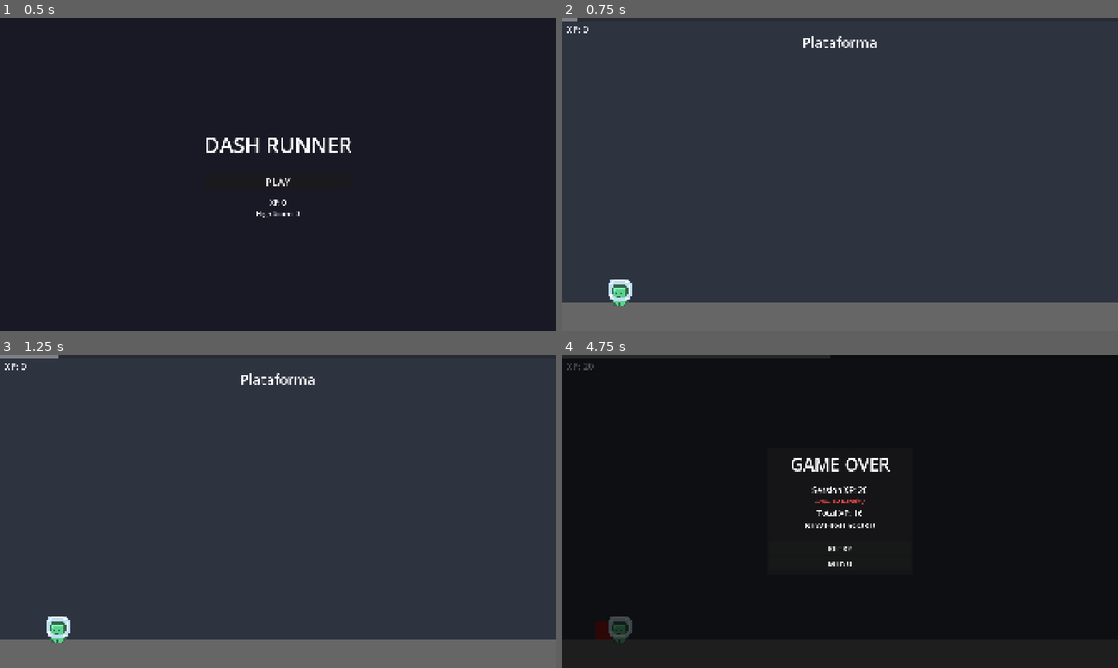
Above: before the commit, frames 1-4 (two rows, left to right).
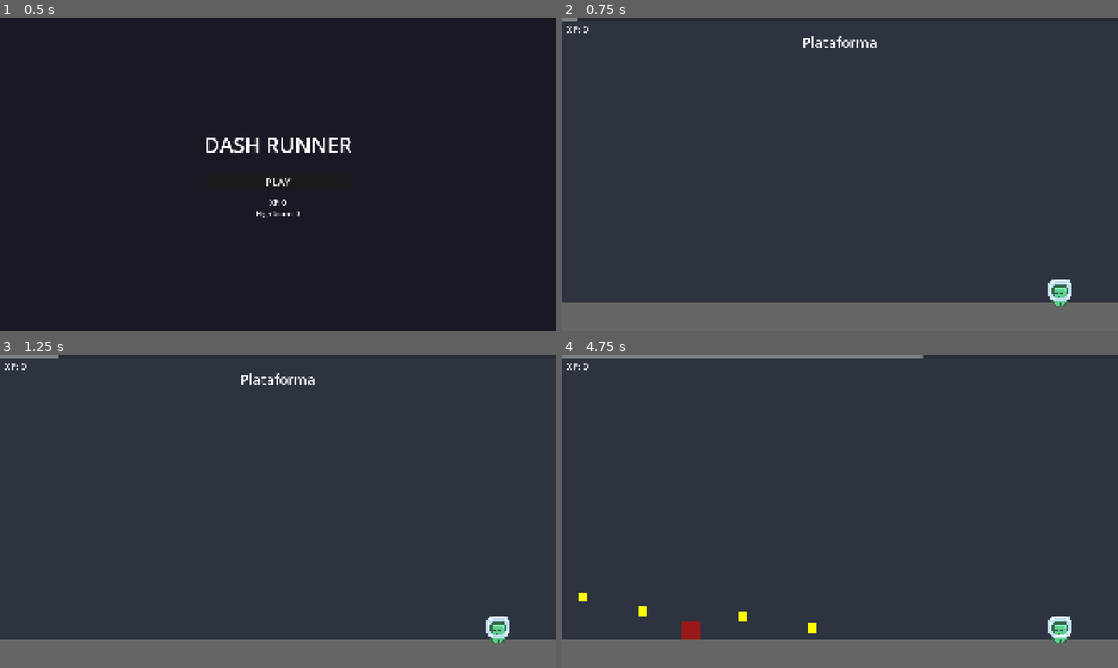
Above: after the commit, the same moments.

Repository: neoasistant-bot/runner-godot
Game: Godot game, scene res://scenes/main_menu.tscn
The game is run twice, just before and just after one commit, with the same random seed, the same clock (stepped at 60 frames per second) and the same inputs.
Inputs (mouse positions are in pixels of both pictures, inside the frame that each line leads up to):
- Up to frame 1 (0.5 s): no input
- Up to frame 2 (0.75 s): click "PLAY" at 0.5 s
- Up to frame 3 (1.25 s): no input
- Up to frame 4 (4.75 s): tap Enter at 1.25 s; move the mouse to (962, 495) at 1.27 s; hold D (move_right) 1.28-2.78 s; click (962, 495) at 1.42 s; tap W (move_up) at 1.52, 2.27, 3.77, 4.52 s; move the mouse to (728, 527) at 2.02 s; move the mouse to (895, 442) at 2.77 s; hold A (move_left) 2.78-3.53 s; move the mouse to (812, 574) at 3.52 s; hold D (move_right) from 3.53 s (still down); click (812, 574) at 3.67 s; move the mouse to (1006, 558) at 4.27 s

Frame 1 is identical in both runs. In frame 2, 0.6% of the frame differs, in the area x 8-92%, y 83-92%; in frame 3, 0.6%; in frame 4, 100%, in the area x 0-100%, y 0-100%.

Commit message:
fix: player position per direction, crouch visual, lane alignment + diagnostics
- Player position now adapts to scroll direction (left/right/top/bottom)
- Crouch squishes sprite (scale.y 4→2) with visible position offset
- Crouch duration increased from 0.5s to 1.0s for better player feedback
- Lane positions are now relative offsets from center (fixes vertical level alignment)
- Added diagnostic prints to WorldScroller and ObstacleSpawner to trace scroll chain

Co-Authored-By: Claude Opus 4.6 <noreply@anthropic.com>

Diff:
--- a/scripts/level.gd
+++ b/scripts/level.gd
@@ -39,13 +39,26 @@
 		ground.position = Vector2(0, -9999)
 		ground.visible = false
 
-	# Setup player
+	# Setup player — position depends on scroll direction
 	player.add_to_group("player")
 	if level_data.is_horizontal():
-		player.position = Vector2(200, viewport_size.y - 150)
+		if level_data.scroll_direction.x > 0:
+			# Río: world scrolls left, player on left side
+			player.position = Vector2(200, viewport_size.y - 150)
+		else:
+			# Plataforma: world scrolls right, player on right side
+			player.position = Vector2(viewport_size.x - 200, viewport_size.y - 150)
 	else:
-		player.position = Vector2(viewport_size.x / 2.0, viewport_size.y / 2.0)
+		if level_data.scroll_direction.y > 0:
+			# Hellevator: world scrolls up, player near top
+			player.position = Vector2(viewport_size.x / 2.0, 250)
+		else:
+			# Abducción: world scrolls down, player near bottom
+			player.position = Vector2(viewport_size.x / 2.0, viewport_size.y - 250)
 	player.configure(level_data)
+	print("[Level] player pos=%s level=%s dir=%s" % [
+		str(player.position), level_data.level_name, str(level_data.scroll_direction)
+	])
 
 	# Setup world systems
 	world.configure(level_data)
--- a/scripts/obstacle_spawner.gd
+++ b/scripts/obstacle_spawner.gd
@@ -10,6 +10,7 @@
 var _is_active: bool = false
 var _current_min_gap: float = 400.0
 var _current_max_gap: float = 700.0
+var _debug_scroll_calls: int = 0
 
 func configure(data: LevelData) -> void:
 	_level_data = data
@@ -18,9 +19,14 @@
 	_current_max_gap = GameManager.calculate_obstacle_gap(data.obstacle_min_gap, data.obstacle_max_gap)
 	_next_spawn_distance = randf_range(_current_min_gap, _current_max_gap)
 	_distance_since_last = 0.0
+	print("[ObstacleSpawner] configure: min_gap=%.0f max_gap=%.0f next_spawn=%.0f scene=%s" % [
+		_current_min_gap, _current_max_gap, _next_spawn_distance,
+		str(obstacle_scene != null)
+	])
 
 func start() -> void:
 	_is_active = true
+	print("[ObstacleSpawner] start: _is_active=true")
 
 func stop() -> void:
 	_is_active = false
@@ -30,6 +36,13 @@
 		return
 
 	_distance_since_last += movement.length()
+	_debug_scroll_calls += 1
+
+	if _debug_scroll_calls <= 5 or _debug_scroll_calls % 300 == 0:
+		print("[ObstacleSpawner] scroll #%d: dist=%.0f/%.0f obstacles=%d movement=%s" % [
+			_debug_scroll_calls, _distance_since_last, _next_spawn_distance,
+			_obstacles.size(), str(movement)
+		])
 
 	# Move existing obstacles
 	var to_remove: Array[int] = []
@@ -51,6 +64,7 @@
 
 func _spawn_obstacle() -> void:
 	if not obstacle_scene:
+		print("[ObstacleSpawner] ERROR: obstacle_scene is null!")
 		return
 
 	var obs: Area2D = obstacle_scene.instantiate()
@@ -60,6 +74,9 @@
 
 	_obstacles.append(obs)
 	add_child(obs)
+	print("[ObstacleSpawner] SPAWNED obstacle at %s (total: %d)" % [
+		str(spawn_pos), _obstacles.size()
+	])
 
 func _calculate_spawn_position() -> Vector2:
 	var spawn_offset: Vector2 = _level_data.get_spawn_offset(_viewport_size)
--- a/scripts/player.gd
+++ b/scripts/player.gd
@@ -2,9 +2,11 @@
 
 const GRAVITY_FORCE: float = 1200.0
 const JUMP_VELOCITY: float = -500.0
-const CROUCH_DURATION: float = 0.5
-const LANE_POSITIONS: Array[float] = [-150.0, 0.0, 150.0]
+const CROUCH_DURATION: float = 1.0
+const LANE_OFFSETS: Array[float] = [-150.0, 0.0, 150.0]
 const LANE_TWEEN_SPEED: float = 0.15
+const SPRITE_STAND_SCALE: Vector2 = Vector2(4, 4)
+const SPRITE_CROUCH_SCALE: Vector2 = Vector2(4, 2)
 
 enum Mode { HORIZONTAL, VERTICAL }
 enum State { RUNNING, JUMPING, CROUCHING, DODGING, DEAD }
@@ -15,6 +17,7 @@
 
 var _crouch_timer: float = 0.0
 var _current_lane: int = 1
+var _lane_center_x: float = 0.0
 var _dodge_positive_connected: bool = false
 var _dodge_negative_connected: bool = false
 
@@ -25,6 +28,8 @@
 		_connect_horizontal_input()
 	else:
 		mode = Mode.VERTICAL
+		_lane_center_x = position.x
+		_current_lane = 1
 		_connect_vertical_input()
 
 func _connect_horizontal_input() -> void:
@@ -95,6 +100,10 @@
 	if is_on_floor() and current_state == State.RUNNING:
 		current_state = State.CROUCHING
 		_crouch_timer = CROUCH_DURATION
+		# Visual feedback: squish the sprite vertically
+		$Sprite2D.scale = SPRITE_CROUCH_SCALE
+		$Sprite2D.position.y = 18.0
+		# Swap collision shapes
 		$StandingCollision.disabled = true
 		$CrouchingCollision.disabled = false
 		$HitboxArea/HitboxStanding.disabled = true
@@ -102,19 +111,24 @@
 
 func _stand_up() -> void:
 	current_state = State.RUNNING
+	# Restore sprite
+	$Sprite2D.scale = SPRITE_STAND_SCALE
+	$Sprite2D.position.y = 0.0
+	# Restore collision shapes
 	$StandingCollision.disabled = false
 	$CrouchingCollision.disabled = true
 	$HitboxArea/HitboxStanding.disabled = false
 	$HitboxArea/HitboxCrouching.disabled = true
 
 func _move_to_lane(target_lane: int) -> void:
-	target_lane = clampi(target_lane, 0, LANE_POSITIONS.size() - 1)
+	target_lane = clampi(target_lane, 0, LANE_OFFSETS.size() - 1)
 	if target_lane == _current_lane:
 		return
 	_current_lane = target_lane
 	current_state = State.DODGING
 
-	var target_x: float = LANE_POSITIONS[_current_lane]
+	# Lanes are relative offsets from the center position
+	var target_x: float = _lane_center_x + LANE_OFFSETS[_current_lane]
 	var tween := create_tween()
 	tween.tween_property(self, "position:x", target_x, LANE_TWEEN_SPEED)
 	tween.tween_callback(func(): current_state = State.RUNNING)
--- a/scripts/world_scroller.gd
+++ b/scripts/world_scroller.gd
@@ -6,14 +6,19 @@
 var current_speed: float = 0.0
 var distance_traveled: float = 0.0
 var _is_running: bool = false
+var _debug_frames: int = 0
 
 func configure(data: LevelData) -> void:
 	scroll_vector = -data.scroll_direction
 	current_speed = GameManager.calculate_speed(data.base_speed)
 	distance_traveled = 0.0
+	print("[WorldScroller] configure: scroll_vector=%s speed=%.1f direction=%s" % [
+		str(scroll_vector), current_speed, str(data.scroll_direction)
+	])
 
 func start() -> void:
 	_is_running = true
+	print("[WorldScroller] start: _is_running=true")
 
 func stop() -> void:
 	_is_running = false
@@ -25,6 +30,16 @@
 	var movement: Vector2 = scroll_vector * current_speed * delta
 	distance_traveled += current_speed * delta
 
+	_debug_frames += 1
+	if _debug_frames <= 5 or _debug_frames % 300 == 0:
+		var scroll_children: int = 0
+		for child in get_children():
+			if child.has_method("scroll"):
+				scroll_children += 1
+		print("[WorldScroller] frame=%d movement=%s dist=%.0f scroll_children=%d" % [
+			_debug_frames, str(movement), distance_traveled, scroll_children
+		])
+
 	for child in get_children():
 		if child.has_method("scroll"):
 			child.scroll(movement)
